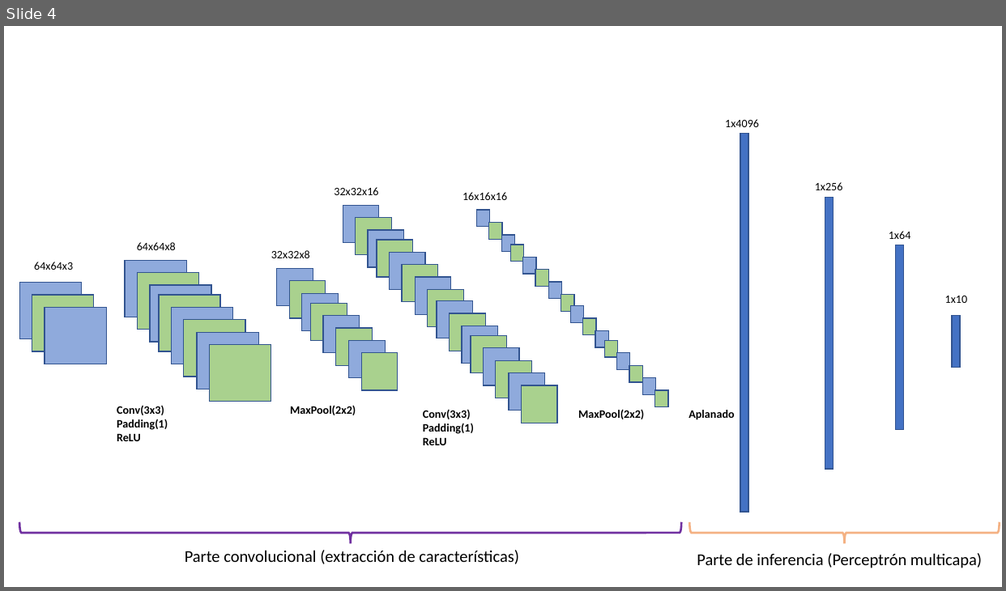
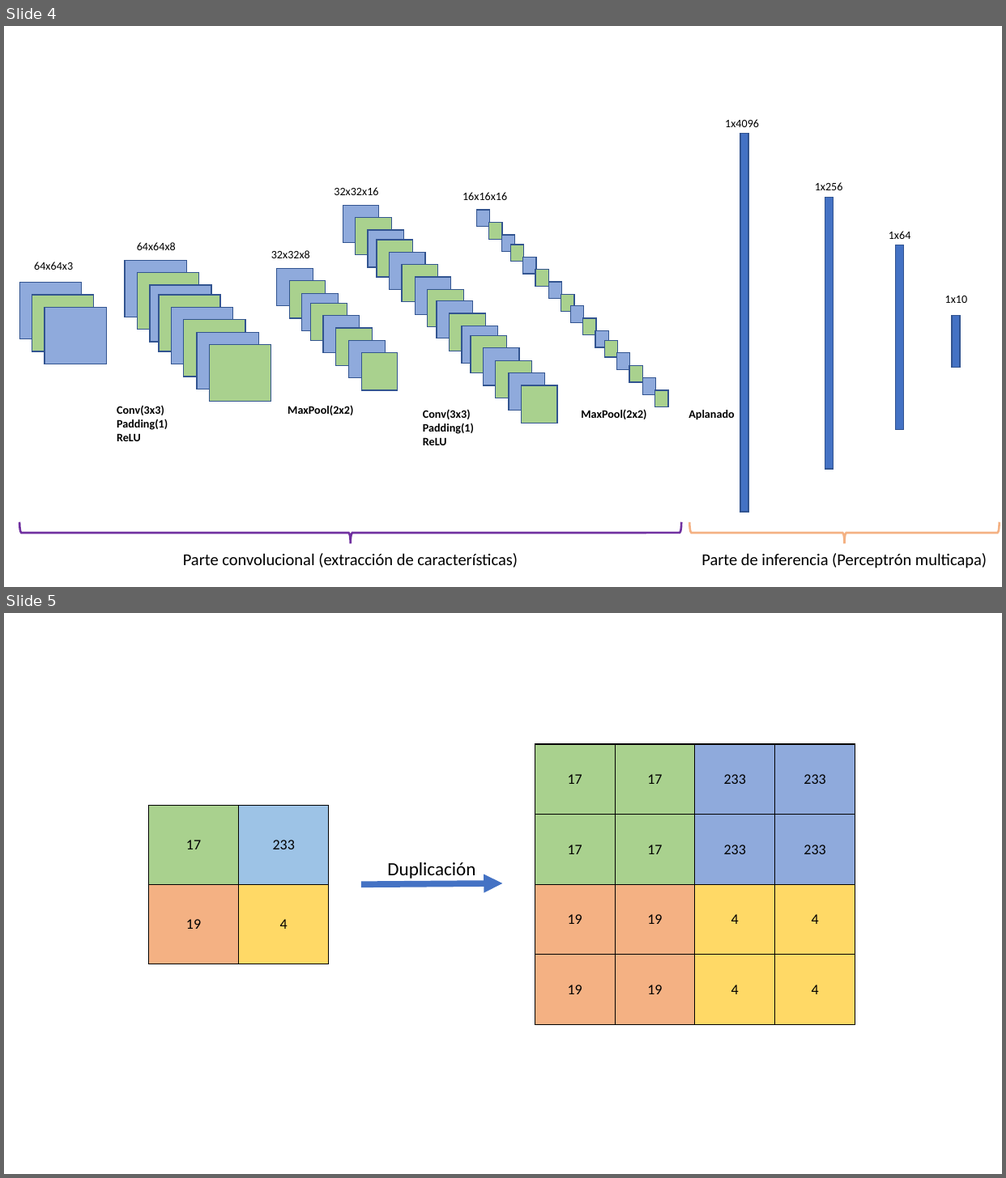
Before and after one commit to ant-mak/tfm, a slide deck: diagrams/CNN_diagrams.pptx. Shown one above the other, each under a label of ours: slide 4 before the commit, slides 4 and 5 after it. The pictures are 1006x591 and 1006x1178 pixels, drawn with LibreOffice and Linux fonts; fonts in the diff are those of the drawing. Boxes give left, top, right and bottom in pixels: in the first picture for what was removed or moved away, otherwise in the second. Text is boxed around its words. In the diff, an @@ line names an element or a change of style, - is before the commit and + after.

```diff
--- a/diagrams/CNN_diagrams.pptx
+++ b/diagrams/CNN_diagrams.pptx
@@ slide 5 added at (4,613,1002,1174), background #FFFFFF @@
@@ table added at (535,744,855,1024), 4 rows, 4 columns @@
+17 | 17 | 233 | 233
+17 | 17 | 233 | 233
+19 | 19 | 4 | 4
+19 | 19 | 4 | 4
@@ table added at (148,806,328,964), 2 rows, 2 columns @@
+17 | 233
+19 | 4
@@ text added at (387,862,475,879), 18 pt, text #000000 @@
+Duplicación
@@ arrow added from (361, 884) to (503, 884), #4472C4 6 pt @@
@@ slide 4 changed as well @@
@@ alignment left to centre in 4 elements at (581,409,646,420), (288,405,353,416), (701,553,987,569), (183,553,518,568) @@
```
Also in this commit, not shown: 3 other slides changed, 1 other slide added, 9 other files.
